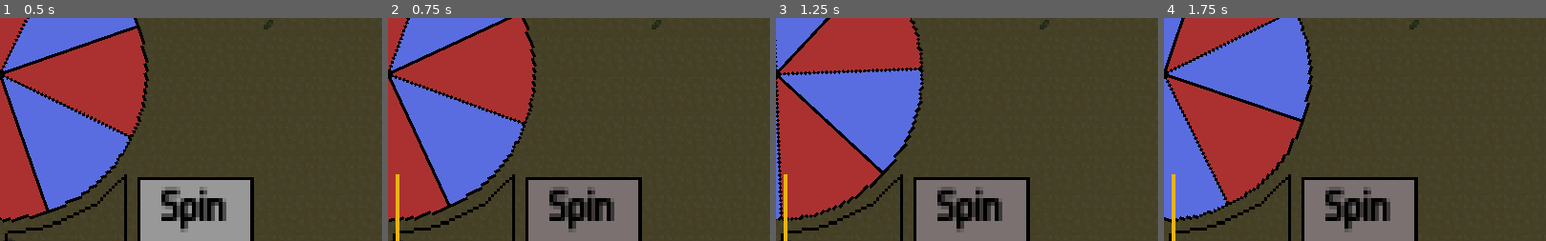
Above: before the commit, frames 1-4 (left to right).
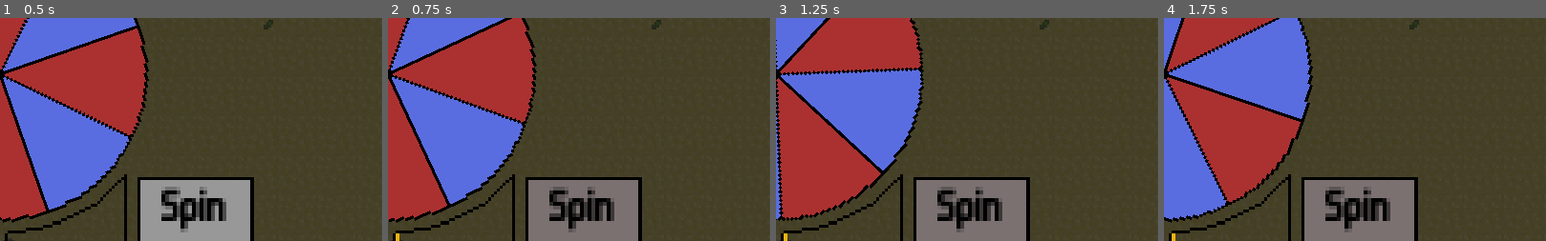
Above: after the commit, the same moments.

Repository: ectucker1/ksufalljam2020
Game: Godot game, scene res://Arena/Arena.tscn
The game is run twice, just before and just after one commit, with the same random seed, the same clock (stepped at 60 frames per second) and the same inputs. The engine's default icon, where the game draws it, is replaced by a stand-in: a white triangle on a blue panel in a dark square.
Inputs (mouse positions are % of the whole screen's width and height, from its top left):
- Up to frame 1 (0.5 s): no input
- Up to frame 2 (0.75 s): click "Spin" at 0.5 s
- Up to frame 3 (1.25 s): no input
- Up to frame 4 (1.75 s): move the mouse to (72, 45) at 1.27 s; press the mouse at (72, 45) at 1.28 s; hold D (move_right) from 1.28 s (still down)
The pictures show only the part of the screen within x 50-100%, y 37-87%; the shares and areas given below are measured in that part.

Frame 1 is identical in both runs. In frame 2, 0.3% of the frame differs, in the area x 2-3%, y 70-97%; in frame 3, 0.3%; in frame 4, 0.3%.

Commit message:
Fix some collision and add slight delay to melee attacks

Diff:
--- a/Arena/Arena.tscn
+++ b/Arena/Arena.tscn
@@ -57,6 +57,8 @@
 texture = ExtResource( 6 )
 
 [node name="Walls" type="StaticBody2D" parent="."]
+collision_layer = 32
+collision_mask = 31
 
 [node name="walls_front" type="Sprite" parent="Walls"]
 position = Vector2( 0, 16 )
--- a/Enemy/Enemy.tscn
+++ b/Enemy/Enemy.tscn
@@ -22,7 +22,7 @@
 tracks/0/imported = false
 tracks/0/enabled = true
 tracks/0/keys = {
-"times": PoolRealArray( 0, 0.2 ),
+"times": PoolRealArray( 0.3, 0.5 ),
 "transitions": PoolRealArray( 1, 1 ),
 "update": 1,
 "values": [ false, true ]
@@ -34,7 +34,7 @@
 tracks/1/imported = false
 tracks/1/enabled = true
 tracks/1/keys = {
-"times": PoolRealArray( 0, 0.5 ),
+"times": PoolRealArray( 0.3, 0.8 ),
 "transitions": PoolRealArray( 1, 1 ),
 "update": 0,
 "values": [ Color( 0.921569, 1, 0, 0.615686 ), Color( 0.921569, 1, 0, 0 ) ]
@@ -111,7 +111,6 @@
 }
 
 [node name="Enemy" type="KinematicBody2D"]
-modulate = Color( 1, 1, 1, 0 )
 collision_layer = 4
 collision_mask = 46
 script = ExtResource( 2 )
@@ -123,7 +122,6 @@
 
 [node name="CollisionShape2D" type="CollisionShape2D" parent="."]
 shape = SubResource( 1 )
-disabled = true
 
 [node name="SightArea" type="Area2D" parent="."]
 visible = false
--- a/wheel/WheelScreen.tscn
+++ b/wheel/WheelScreen.tscn
@@ -76,15 +76,14 @@
 border_width_bottom = 1
 border_color = Color( 0, 0, 0, 1 )
 
-[sub_resource type="StyleBoxFlat" id=17]
+[sub_resource type="StyleBoxFlat" id=13]
 border_width_left = 1
 border_width_top = 1
 border_width_right = 1
 border_width_bottom = 1
 border_color = Color( 0, 0, 0, 1 )
 
-[sub_resource type="Animation" id=9]
-resource_name = "appear"
+[sub_resource type="Animation" id=14]
 tracks/0/type = "value"
 tracks/0/path = NodePath("Gauge/Button:disabled")
 tracks/0/interp = 1
@@ -122,8 +121,7 @@
 "values": [ true ]
 }
 
-[sub_resource type="Animation" id=10]
-resource_name = "disappear"
+[sub_resource type="Animation" id=15]
 tracks/0/type = "value"
 tracks/0/path = NodePath(".:modulate")
 tracks/0/interp = 1
@@ -161,8 +159,7 @@
 "values": [ true, false ]
 }
 
-[sub_resource type="Animation" id=12]
-resource_name = "hide_mutation"
+[sub_resource type="Animation" id=16]
 tracks/0/type = "value"
 tracks/0/path = NodePath("MutationDisplay:modulate")
 tracks/0/interp = 1
@@ -188,8 +185,7 @@
 "values": [ false ]
 }
 
-[sub_resource type="Animation" id=11]
-resource_name = "show_mutation"
+[sub_resource type="Animation" id=17]
 tracks/0/type = "value"
 tracks/0/path = NodePath("MutationDisplay:modulate")
 tracks/0/interp = 1
@@ -300,7 +296,7 @@
 [node name="LineMask" type="Light2D" parent="Gauge"]
 texture = ExtResource( 5 )
 mode = 3
-range_layer_max = 1
+range_layer_max = 10
 range_item_cull_mask = 1024
 
 [node name="LineMeter" type="Line2D" parent="Gauge"]
@@ -333,10 +329,10 @@
 }
 
 [node name="Anim" type="AnimationPlayer" parent="."]
-anims/appear = SubResource( 9 )
-anims/disappear = SubResource( 10 )
-anims/hide_mutation = SubResource( 12 )
-anims/show_mutation = SubResource( 11 )
+anims/appear = SubResource( 14 )
+anims/disappear = SubResource( 15 )
+anims/hide_mutation = SubResource( 16 )
+anims/show_mutation = SubResource( 17 )
 
 [node name="Camera2D" type="Camera2D" parent="."]
 position = Vector2( 512, 300 )
@@ -354,9 +350,9 @@
 
 [node name="Layout" type="VBoxContainer" parent="MutationDisplay"]
 margin_left = 232.0
-margin_top = 237.0
+margin_top = 174.0
 margin_right = 792.0
-margin_bottom = 363.0
+margin_bottom = 426.0
 __meta__ = {
 "_edit_use_anchors_": false
 }
Not shown: 6 places in wheel/WheelScreen.tscn that only renumber resources
